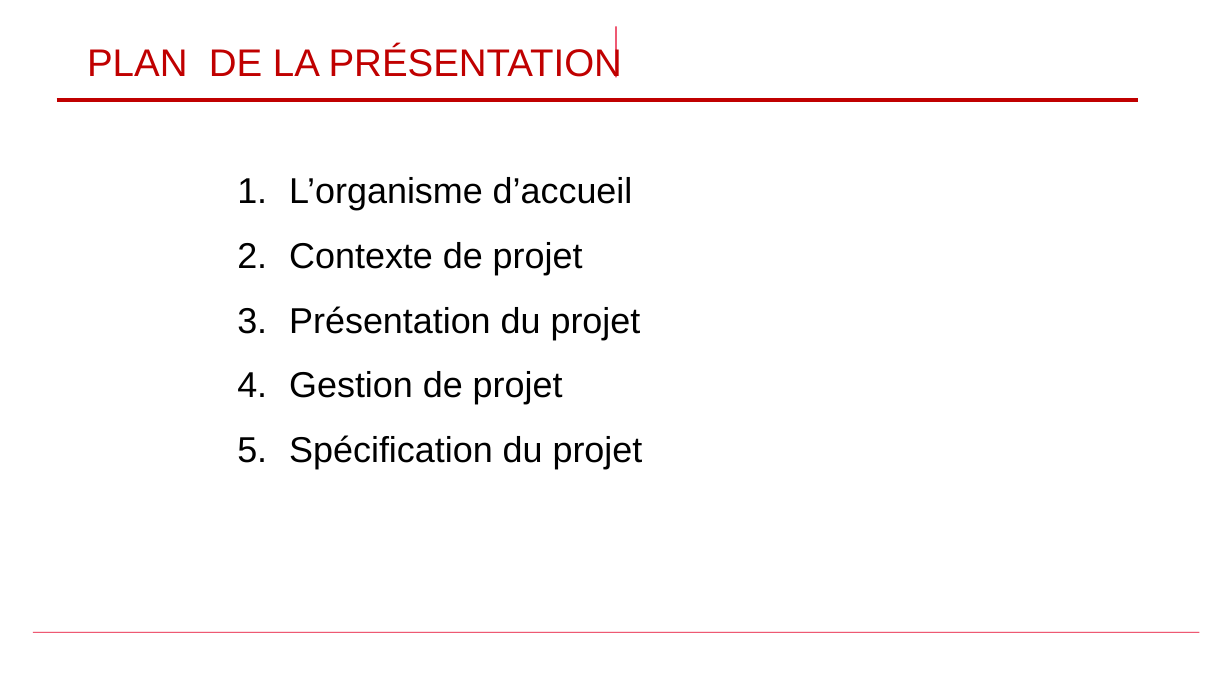
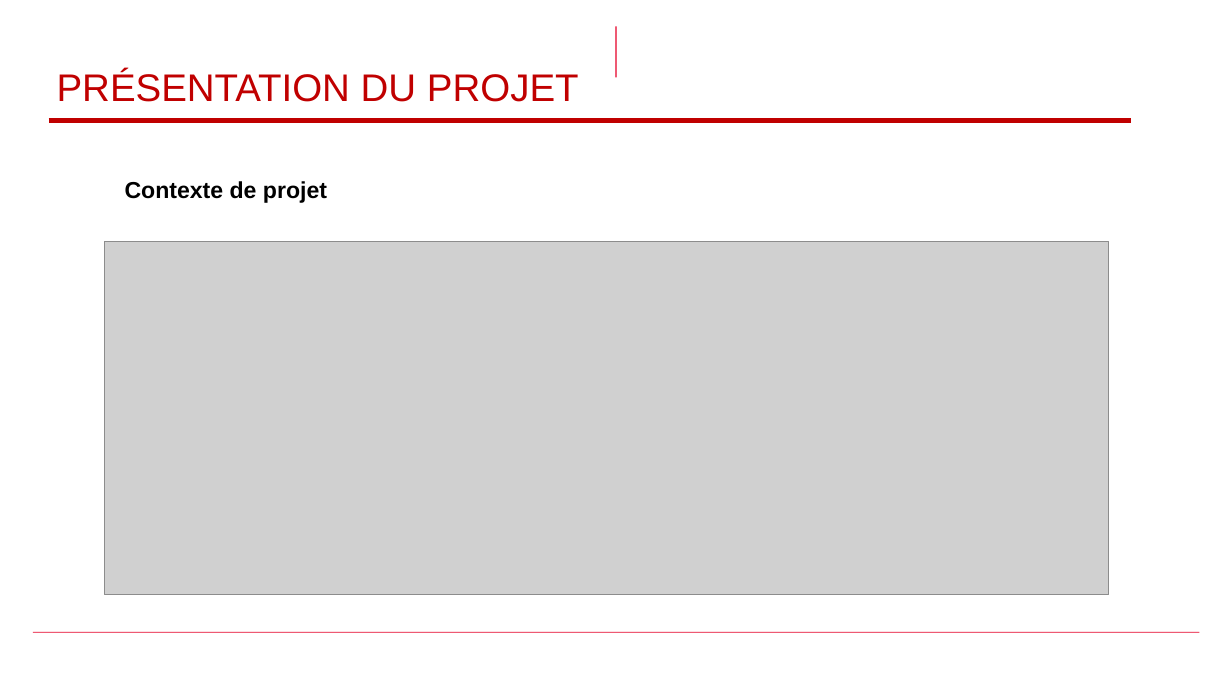
Before and after one commit to zwdOr20/PFE, a slide deck: slide 7 of first_presentation_1.1.pptx (slide 2 before the commit). Drawn at 1232x693 pixels with LibreOffice and Linux fonts; fonts in the diff are those of the drawing; grey boxes stand for pictures; background and template pictures are left out. Boxes give left, top, right and bottom in pixels: in the first picture for what was removed or moved away, otherwise in the second. Text is boxed around its words. In the diff, an @@ line names an element or a change of style, - is before the commit and + after.

```diff
--- a/first_presentation_1.1.pptx
+++ b/first_presentation_1.1.pptx
@@ title at [57, 70, 579, 102]: text changed @@
-PLAN DE LA PRÉSENTATION
+PRÉSENTATION DU PROJET
@@ line moved from (56, 100) - (1139, 100) to (49, 121) - (1131, 121) @@
@@ text removed at [289, 177, 643, 469] @@
-1. L’organisme d’accueil
-2. Contexte de projet
-3. Présentation du projet
-4. Gestion de projet
-5. Spécification du projet
@@ text added at [125, 181, 327, 203], 18 pt, text #000000, bold @@
+  Contexte de projet
@@ picture added at [104, 241, 1109, 595] @@
```
Also in this commit, not shown: 7 other slides changed, 8 slides added, 4 slides removed, 15 other files.
